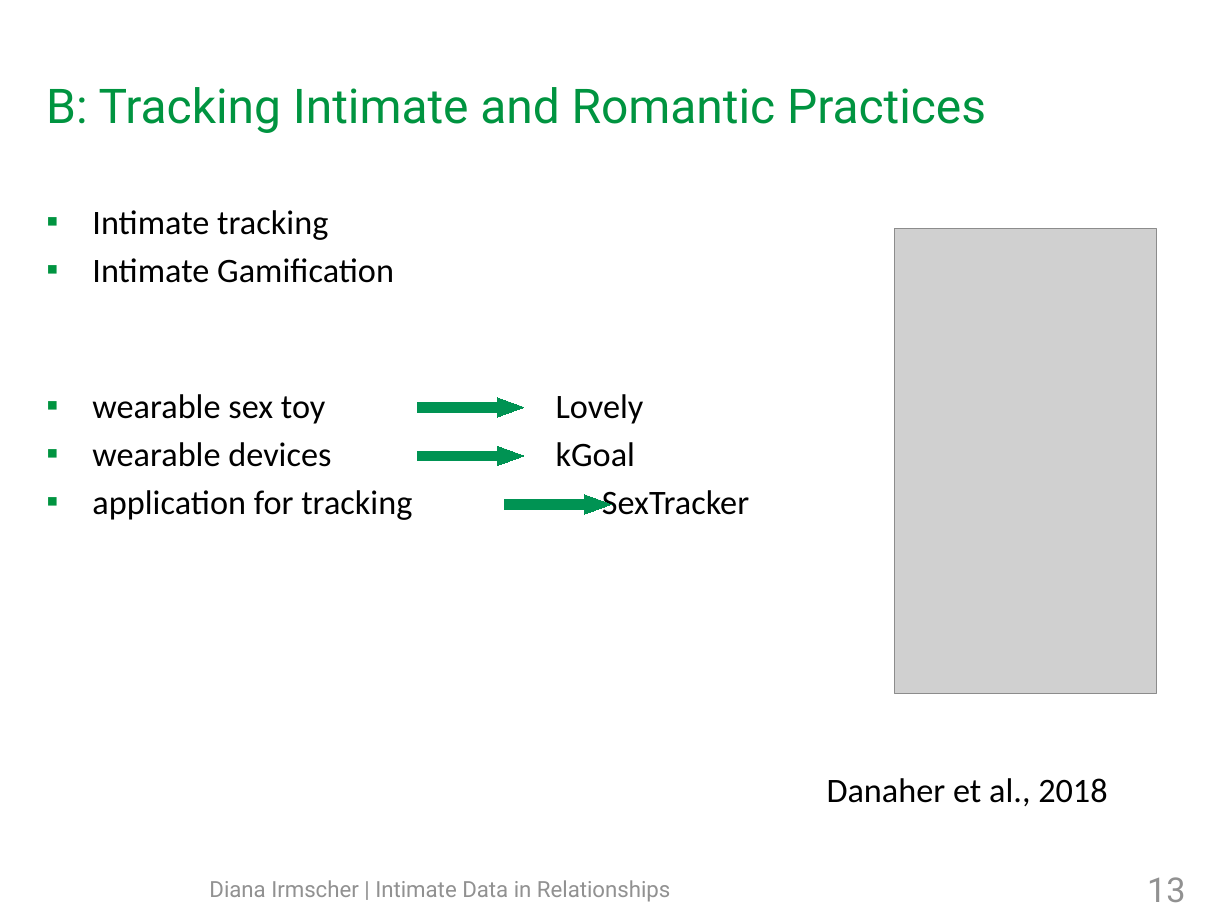
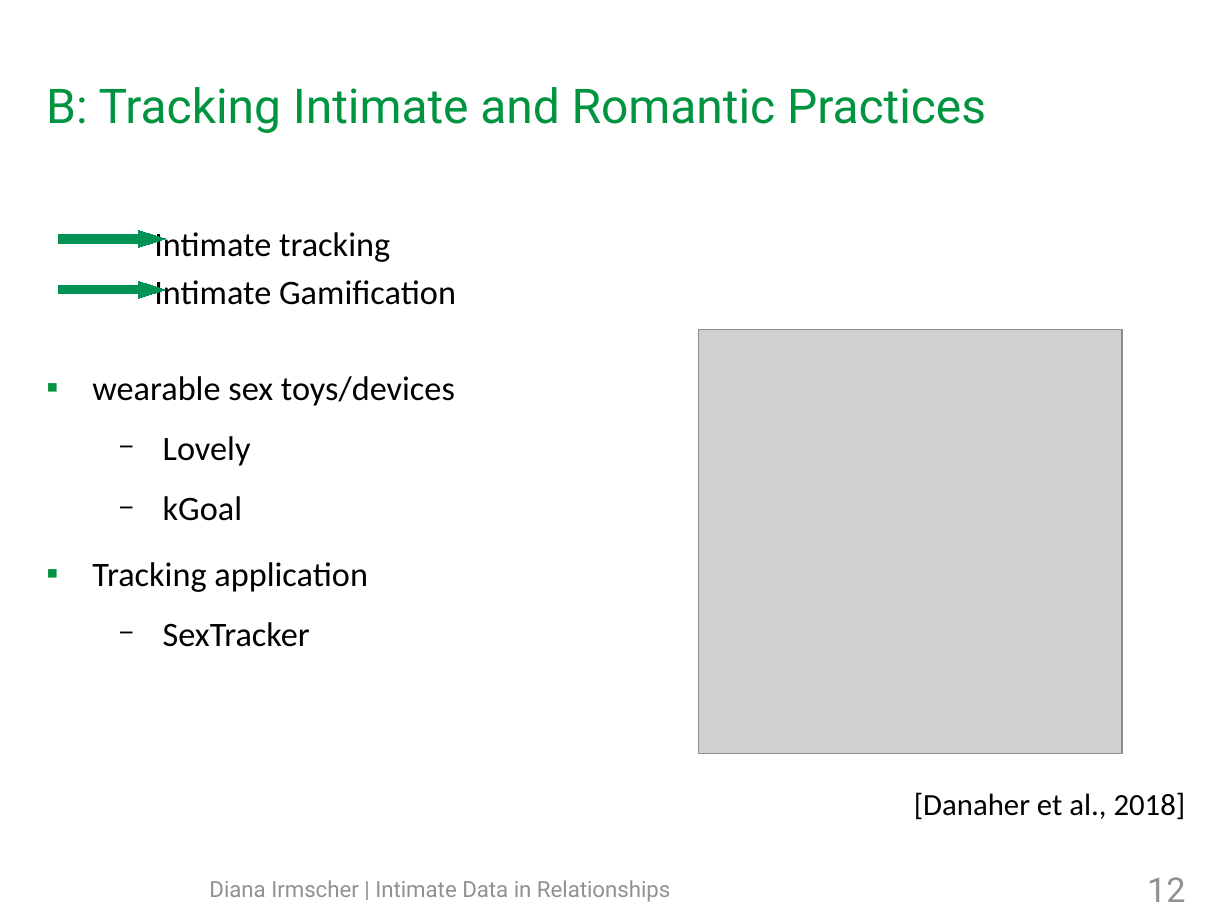
Before and after one commit to mieztatz/advanced_seminar_media_informatics, a slide deck: slide 12 of slides/final_presentation_irmscher_copy.odp (slide 13 before the commit). Drawn at 1232x924 pixels with LibreOffice and Linux fonts; fonts in the diff are those of the drawing; grey boxes stand for pictures; background and template pictures are left out. Boxes give left, top, right and bottom in pixels: in the first picture for what was removed or moved away, otherwise in the second. Text is boxed around its words. In the diff, an @@ line names an element or a change of style, - is before the commit and + after.

```diff
--- a/slides/final_presentation_irmscher_copy.odp
+++ b/slides/final_presentation_irmscher_copy.odp
@@ right arrow at bbox=[58, 230, 165, 248]: proportions changed @@
@@ right arrow: place and size @@
-right arrow at bbox=[418, 446, 525, 466]
+right arrow at bbox=[58, 230, 165, 248]
@@ text removed at bbox=[92, 210, 394, 283] @@
-▪ Intimate tracking
-▪ Intimate Gamification
@@ text added at bbox=[92, 232, 456, 647], 20 pt, text #000000 @@
+Intimate tracking
+Intimate Gamification
+▪ wearable sex toys/devices
+  − Lovely
+  − kGoal
+▪ Tracking application
+  − SexTracker
@@ right arrow: place and size @@
-right arrow at bbox=[418, 398, 525, 418]
+right arrow at bbox=[58, 281, 165, 298]
@@ right arrow at bbox=[58, 281, 165, 298]: proportions changed @@
@@ picture: place and size @@
-picture at bbox=[894, 229, 1157, 694]
+picture at bbox=[699, 330, 1122, 754]
@@ text removed at bbox=[92, 394, 412, 520] @@
-▪ wearable sex toy
-▪ wearable devices
-▪ application for tracking
@@ right arrow removed at bbox=[504, 495, 611, 515] @@
@@ text at bbox=[914, 792, 1186, 820]: text changed; size 20 to 18 pt @@
-Lovely
-kGoal
-SexTracker
-Danaher et al., 2018
+[Danaher et al., 2018]
@@ page number at bbox=[1147, 877, 1185, 902]: text changed @@
-13
+12
```
Also in this commit, not shown: 17 other slides changed, 1 slide added, 2 slides removed, 35 other files.
